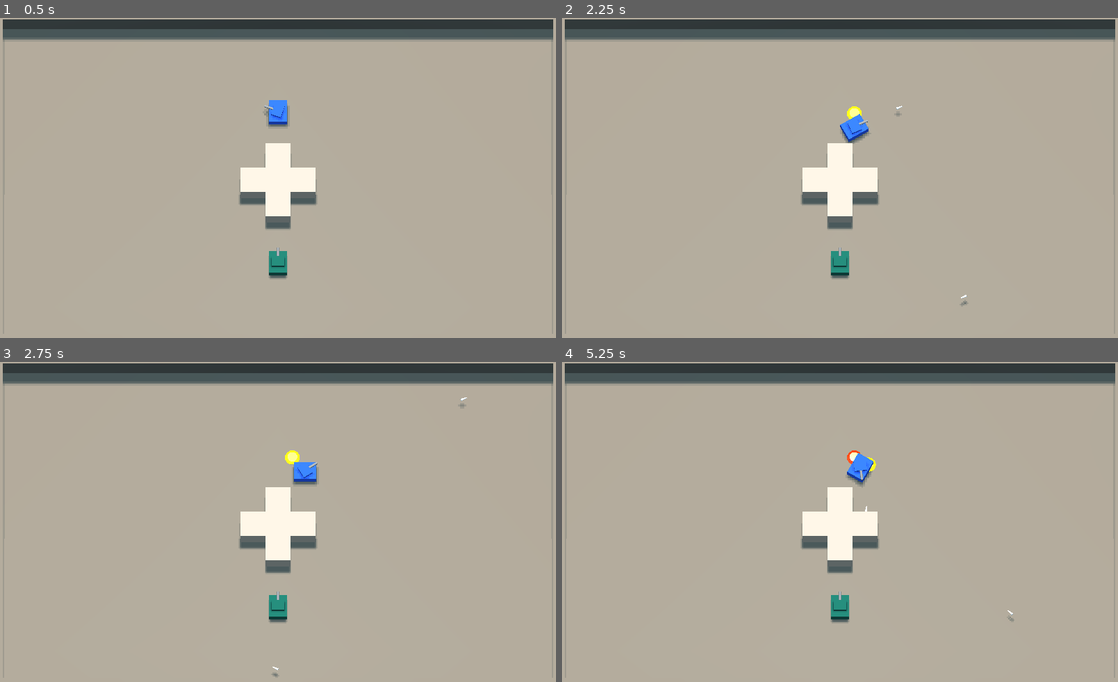
Above: before the commit, frames 1-4 (two rows, left to right).
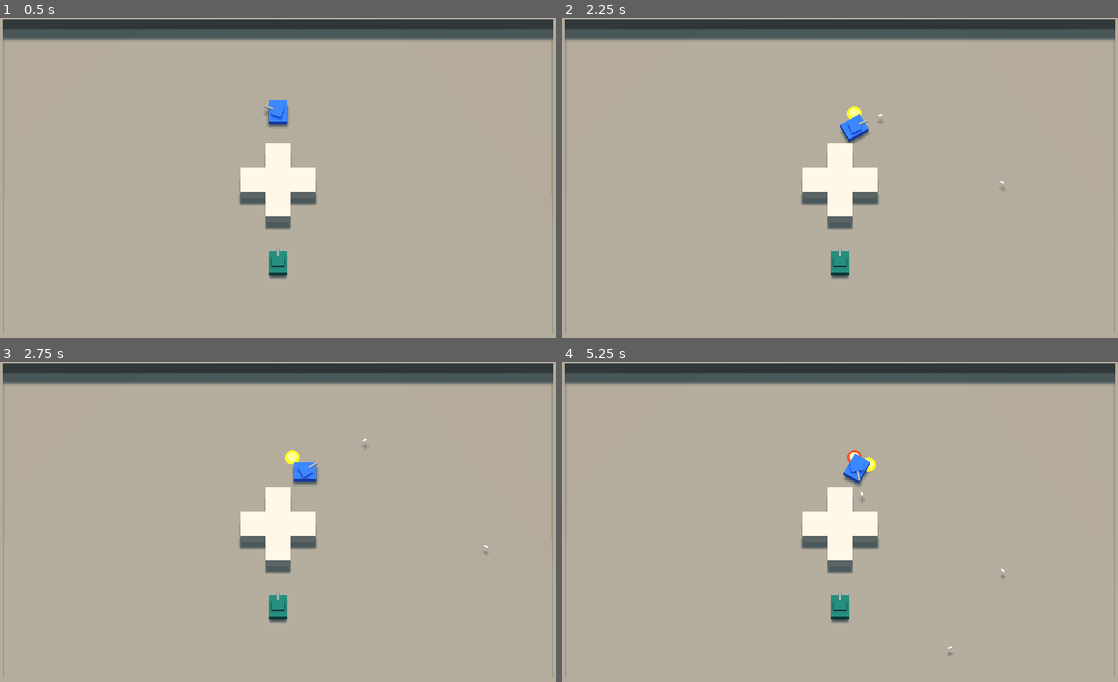
Above: after the commit, the same moments.

Repository: jdrempel/tanks
Game: Godot game, scene res://Main.tscn
Same seed, same stepped clock (60 frames per second), same inputs: the game is played once before the commit and once after it.
Inputs (mouse positions are in pixels of both pictures, inside the frame that each line leads up to):
- Up to frame 1 (0.5 s): no input
- Up to frame 2 (2.25 s): tap Enter at 0.5 s; move the mouse to (962, 165) at 0.52 s; hold D (move_right) 0.53-1.28 s; click (962, 165) at 0.6 s; move the mouse to (728, 197) at 1.27 s; hold S (move_down) 1.28-2.03 s; right-click (728, 197) at 1.35 s; move the mouse to (895, 107) at 2.02 s; hold D (move_right) from 2.03 s (still down); click (895, 107) at 2.1 s
- Up to frame 3 (2.75 s): keep holding D (move_right)
- Up to frame 4 (5.25 s): move the mouse to (812, 589) at 2.77 s; release D (move_right) at 2.78 s; hold W (move_up) 2.78-3.53 s; right-click (812, 589) at 2.85 s; move the mouse to (1006, 573) at 3.52 s; hold A (move_left) 3.53-5.03 s; click (1006, 573) at 3.6 s; move the mouse to (673, 477) at 4.27 s; right-click (673, 477) at 4.35 s; move the mouse to (867, 525) at 5.02 s; hold S (move_down) from 5.03 s (still down); click (867, 525) at 5.1 s

Frame 1 is identical in both runs. In frame 2, less than 0.1% of the frame differs, in the area x 56-80%, y 27-90%; in frame 3, less than 0.1%; in frame 4, 0.3%, in the area x 50-82%, y 28-92%.

Commit message:
Fix enemy tank aim

Diff:
--- a/characters/enemies/Enemy.gd
+++ b/characters/enemies/Enemy.gd
@@ -6,6 +6,7 @@
 # Temporary
 onready var player1 = get_node("/root/Main/Player1")
 onready var player2 = get_node("/root/Main/Player2")
+onready var ordnance_speed = $WeaponController.active_primary.ordnance.instance().move_speed
 
 var velocity := Vector3.ZERO
 
@@ -111,9 +112,12 @@
 
 
 func get_aim_location():
+	if not is_instance_valid(ai_target):
+		return
+
 	var target_velocity: Vector3 = ai_target.velocity
-	var ordnance_speed = $WeaponController.active_primary.ordnance.instance().move_speed
 	var ordnance_velocity = $Body/TurretRoot/FirePointCannon.global_transform.basis.z * ordnance_speed
+	prints("fpc", $Body/TurretRoot/FirePointCannon.global_transform.basis.z, ordnance_velocity)
 
 	var to_target = ai_target.global_transform.origin - global_transform.origin
 
@@ -122,7 +126,7 @@
 	var c = to_target.dot(to_target)
 
 	var p = -b / (2 * a)
-	var q = sqrt((b*b) - 4*a*c) / (2 * a)
+	var q = (sqrt((b*b) - 4*a*c) as float) / (2 * a)
 
 	var t1 = p - q
 	var t2 = p + q
@@ -133,7 +137,8 @@
 	else:
 		t = t1
 
-	aim_location = ai_target.global_transform.origin + target_velocity * t
+	if t > 0:
+		aim_location = ai_target.global_transform.origin + target_velocity * t
 
 
 func is_target_in_sight() -> bool:
@@ -148,7 +153,6 @@
 func is_target_acquired() -> bool:
 	var aiming_vector = $Body/TurretRoot/FirePointCannon.global_transform.basis.z.normalized()
 	var vector_to_target = (aim_location - global_transform.origin).normalized()
-	print(aiming_vector, aiming_vector.dot(vector_to_target))
 	return aiming_vector.dot(-vector_to_target) > 0.95
 
 
@@ -173,7 +177,6 @@
 
 func keep_target_player():
 	if not is_instance_valid(ai_target):
-		print("target player is null")
 		return false
 	var vector_to_target = ai_target.global_transform.origin - global_transform.origin
 	var distance_to_target = vector_to_target.length()
@@ -182,6 +185,8 @@
 		$Body/TurretRoot/FirePointCannon.global_transform.origin,
 		ai_target.global_transform.origin
 	)
+	if result.empty():
+		return false
 	return (
 		is_instance_valid(ai_target) and (
 			(
@@ -201,14 +206,17 @@
 				leave_searching()
 				enter_engaging()
 		AiState.ENGAGING:
+			get_aim_location()
 			if not keep_target_player():
 				leave_engaging()
 				enter_searching()
+			else:
+				$Body/TurretRoot.set_look_location(aim_location)
 		AiState.FLEEING:
 			pass
 		_:
 			print("ai_state: \"this shall not be my fate\"")
-			get_tree().quit()
+			ai_state = AiState.SEARCHING
 
 
 func _process(delta):
@@ -237,8 +245,6 @@
 func _on_EngageTimer_timeout():
 	if is_instance_valid(ai_target):
 		if is_target_in_sight():
-			get_aim_location()
-			$Body/TurretRoot.set_look_location(aim_location)
 			start_move_to(global_transform.origin)
 		else:
 			start_move_to(ai_target.global_transform.origin)
--- a/characters/enemies/TurretRootEnemy.gd
+++ b/characters/enemies/TurretRootEnemy.gd
@@ -1,17 +1,18 @@
 extends Spatial
 
-onready var drop_plane = Plane(Vector3.UP, global_transform.origin.y)
+onready var drop_plane = Plane(Vector3.UP, global_transform.origin.y).normalized()
+onready var drop_mesh = SphereMesh.new()
+onready var drop_sphere = MeshInstance.new()
 
 var look_location := Vector3.ZERO
+var rotation_lerp
 
 export var look_speed := 3.0  # rad/s
 
 
 func set_look_location(raw_vector: Vector3):
-	look_location = drop_plane.intersects_ray(
-		raw_vector - Vector3.UP * 1000,
-		raw_vector + Vector3.UP * 1000
-	)
+	look_location = drop_plane.project(raw_vector)
+	rotation_lerp = 0
 
 
 func _ready():
@@ -19,4 +20,9 @@
 
 
 func _process(delta):
-	look_at(look_location, Vector3.UP)
+	var target_rotation = global_transform.looking_at(look_location, Vector3.UP).basis
+	if rotation_lerp < 1:
+		rotation_lerp += delta * look_speed
+	elif rotation_lerp > 1:
+		rotation_lerp = 1
+	global_transform.basis = global_transform.basis.slerp(target_rotation, rotation_lerp).orthonormalized()
--- a/characters/player/Player.tscn
+++ b/characters/player/Player.tscn
@@ -6,7 +6,7 @@
 [ext_resource path="res://materials/tank_barrel.tres" type="Material" id=4]
 [ext_resource path="res://materials/player1.tres" type="Material" id=5]
 [ext_resource path="res://characters/weapons/cannon/Bullet.tscn" type="PackedScene" id=6]
-[ext_resource path="res://characters/weapons/missile/MissileLauncher.tscn" type="PackedScene" id=7]
+[ext_resource path="res://characters/weapons/cannon/Cannon.tscn" type="PackedScene" id=7]
 [ext_resource path="res://characters/weapons/mines/MineLayer.tscn" type="PackedScene" id=8]
 
 [sub_resource type="BoxShape" id=5]
